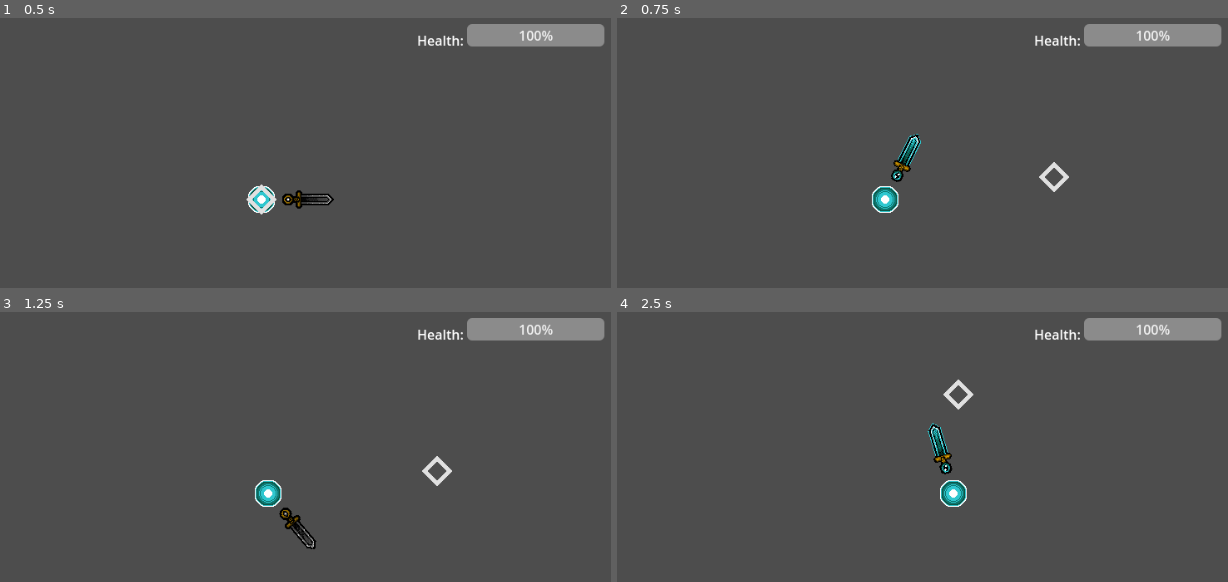
Above: before the commit, frames 1-4 (two rows, left to right).
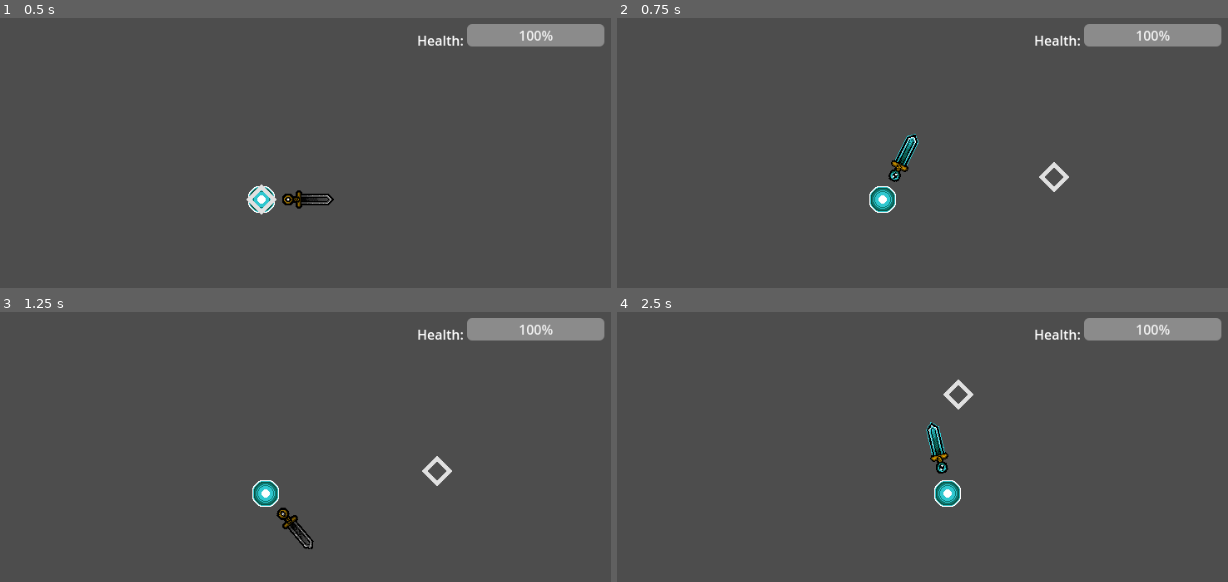
Above: after the commit, the same moments.

Repository: TheRealComedian/sam-pj16
Game: Godot game, scene res://scenes/game.tscn
Same seed, same stepped clock (60 frames per second), same inputs: the game is played once before the commit and once after it.
Inputs (mouse positions are in pixels of both pictures, inside the frame that each line leads up to):
- Up to frame 1 (0.5 s): no input
- Up to frame 2 (0.75 s): tap Enter at 0.5 s; move the mouse to (1056, 177) at 0.52 s; hold D (move_right) from 0.53 s (still down); click (1056, 177) at 0.6 s
- Up to frame 3 (1.25 s): keep holding D (move_right)
- Up to frame 4 (2.5 s): release D (move_right) at 1.25 s; drag from (720, 517) to (885, 492) at 1.27 s; tap Space at 2 s; move the mouse to (959, 395) at 2.02 s; hold D (move_right) from 2.03 s (still down); hold Ctrl from 2.03 s (still down); click (959, 395) at 2.3 s

Frame 1 is identical in both runs. In frame 2, 0.7% of the frame differs, in the area x 41-50%, y 42-73%; in frame 3, 0.6%; in frame 4, 0.9%, in the area x 50-58%, y 40-73%.

Commit message:
moved weapon attacking input to player scene
removed state machine from weapon and changed some connections

Diff:
--- a/scenes/entities/player/player.gd
+++ b/scenes/entities/player/player.gd
@@ -13,6 +13,13 @@
 	else:
 		return Vector2(0, 0)
 
+func _input(event: InputEvent):
+	if input_disabled: return
+	if event is InputEventMouseButton and event.button_index == MOUSE_BUTTON_LEFT:
+		input_disabled = true
+		await weapon.attack()
+		input_disabled = false
+
 func _physics_process(delta):
 	if weapon and !input_disabled:
 			weapon.look_at(Global.game.get_global_mouse_position())
--- a/scenes/weapons/sword_base/sword.gd
+++ b/scenes/weapons/sword_base/sword.gd
@@ -13,11 +13,14 @@
 	var animation_tween: Tween = get_tree().create_tween()
 	animation_tween.tween_property(self, 'rotation', self.rotation-1.1, 0.1)
 	await animation_tween.finished
+
 	hitbox.disabled = false
 	sprite.play('active')
+
 	animation_tween = get_tree().create_tween()
 	animation_tween.tween_property(self, 'rotation', self.rotation+2.1, swipe_duration)
 	await animation_tween.finished
+
 	hitbox.disabled = true
 	sprite.play('inactive')
 	await Util.wait(cooldown_duration).timeout
--- a/scenes/weapons/weapon_base/states/attack.gd
+++ /dev/null
@@ -1,10 +0,0 @@
-## Attack
-## Weapon is mid-attack or in cooldown between hits
-extends State
-
-func enter():
-	owner.user.input_disabled = true
-	await owner.attack()
-	Transitioned.emit(self, 'Idle')
-
-	owner.user.input_disabled = false
--- a/scenes/weapons/weapon_base/states/idle.gd
+++ /dev/null
@@ -1,7 +0,0 @@
-## Idle
-## Weapon is ready to be used, angling towards target aim
-extends State
-
-func physics_update(_delta):
-	if Input.is_action_just_pressed("attack"):
-		Transitioned.emit(self, 'attack')
--- a/scenes/weapons/weapon_base/weapon.tscn
+++ b/scenes/weapons/weapon_base/weapon.tscn
@@ -1,21 +1,10 @@
-[gd_scene load_steps=5 format=3 uid="uid://b1lpwgiginedg"]
+[gd_scene load_steps=2 format=3 uid="uid://b1lpwgiginedg"]
 
 [ext_resource type="Script" path="res://scenes/weapons/weapon_base/weapon.gd" id="1_t2fnw"]
-[ext_resource type="PackedScene" uid="uid://bymt3484vhpqx" path="res://scenes/components/FSM/finite_state_machine.tscn" id="2_yh760"]
-[ext_resource type="Script" path="res://scenes/weapons/weapon_base/states/idle.gd" id="3_5lo3y"]
-[ext_resource type="Script" path="res://scenes/weapons/weapon_base/states/attack.gd" id="4_oso62"]
 
 [node name="Weapon" type="Node2D"]
 script = ExtResource("1_t2fnw")
 
-[node name="FiniteStateMachine" parent="." node_paths=PackedStringArray("initial_state") instance=ExtResource("2_yh760")]
-initial_state = NodePath("Idle")
-
-[node name="Idle" type="Node" parent="FiniteStateMachine"]
-script = ExtResource("3_5lo3y")
-
-[node name="Attack" type="Node" parent="FiniteStateMachine"]
-script = ExtResource("4_oso62")
-
 [node name="Aim" type="RayCast2D" parent="."]
 target_position = Vector2(32, 0)
+collision_mask = 0
